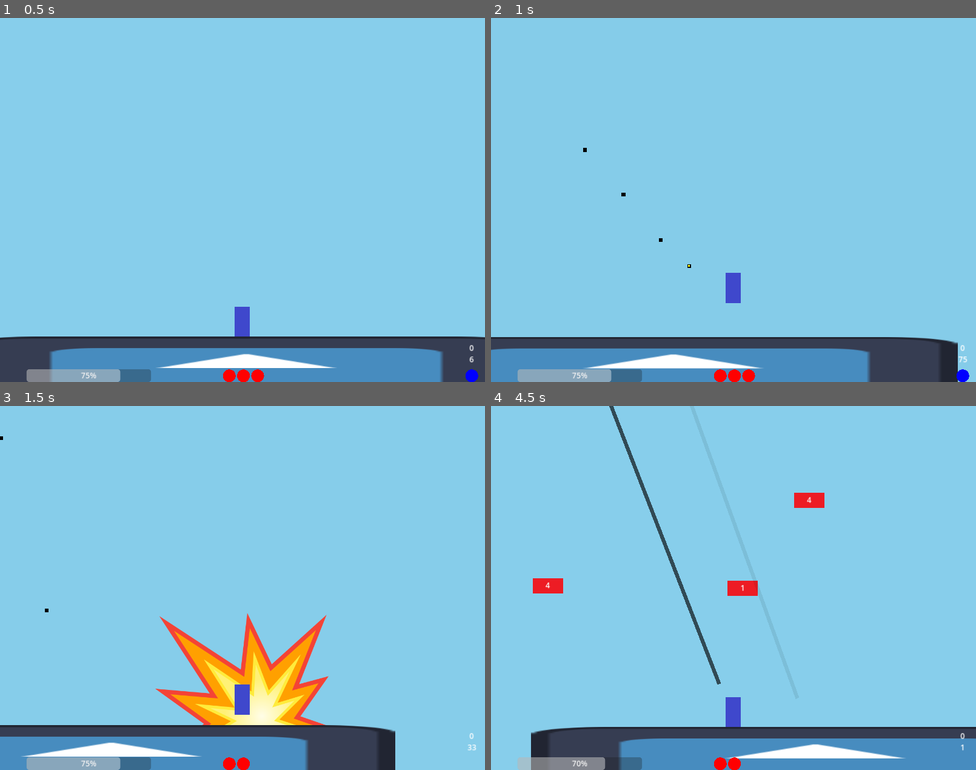
Above: before the commit, frames 1-4 (two rows, left to right).
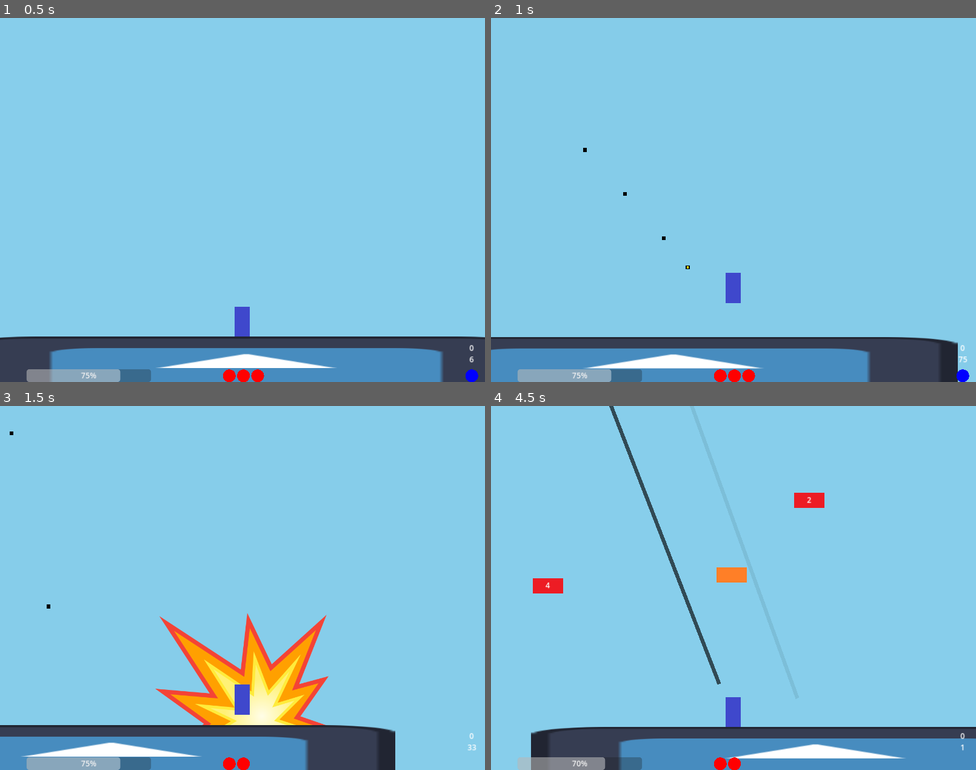
Above: after the commit, the same moments.

Repository: notMSB/bunk
Game: Godot game, scene res://scenes/game.tscn
Same seed, same stepped clock (60 frames per second), same inputs: the game is played once before the commit and once after it. The engine's default icon, where the game draws it, is replaced by a stand-in: a white triangle on a blue panel in a dark square.
Inputs (mouse positions are in pixels of both pictures, inside the frame that each line leads up to):
- Up to frame 1 (0.5 s): no input
- Up to frame 2 (1 s): tap Enter at 0.5 s; move the mouse to (709, 272) at 0.52 s; press the mouse at (709, 272) at 0.53 s; hold Right (ui_right) from 0.53 s (still down); tap Space (jump) at 0.77 s
- Up to frame 3 (1.5 s): keep holding Right (ui_right); move the mouse to (388, 642) at 1.27 s; release the mouse at (388, 642) at 1.28 s; tap Shift (item) at 1.35 s
- Up to frame 4 (4.5 s): tap Space (jump) at 1.52, 3.02, 3.77 s; click (879, 642) at 1.55 s; move the mouse to (588, 533) at 2.02 s; release Right (ui_right) at 2.03 s; press the mouse at (588, 533) at 2.03 s; hold Left (ui_left) 2.03-4.28 s; tap Ctrl (misc) at 2.1 s; move the mouse to (757, 588) at 2.77 s; release the mouse at (757, 588) at 2.78 s; click (757, 588) at 2.85 s; move the mouse to (660, 497) at 3.52 s; press the mouse at (660, 497) at 3.53 s; tap Mouse wheel down (swap_down) at 3.6 s; move the mouse to (840, 569) at 4.27 s; release the mouse at (840, 569) at 4.28 s; hold Right (ui_right) from 4.28 s (still down); click (840, 569) at 4.35 s

Frame 1 is identical in both runs. In frame 2, less than 0.1% of the frame differs, in the area x 26-42%, y 47-69%; in frame 3, less than 0.1%; in frame 4, 0.5%, in the area x 46-67%, y 25-53%.

Commit message:
drift refactor

Diff:
--- a/scripts/basic_gun.gd
+++ b/scripts/basic_gun.gd
@@ -6,8 +6,8 @@
 const DAMAGE := 2
 const PIERCE := .1
 
-const MAX_DRIFT := 1500
-var drift := 0
+const MAX_DRIFT := 15.0
+var drift := .0
 
 func _process(_delta):
-	drift = clamp(drift - 1, 0, MAX_DRIFT)
+	drift = clamp(drift - .035, 0, MAX_DRIFT)
--- a/scripts/basic_gun_bullet.gd
+++ b/scripts/basic_gun_bullet.gd
@@ -8,7 +8,5 @@
 	var shot = Projectile.instantiate()
 	add_child(shot)
 	shot.fire(goalPos, startPos, weaponDamage, pierce)
-	var rando : int = 0 if gun.drift == 0 else randi() % gun.drift
-	var dir : int = 1 if randi() % 2 == 1 else -1
-	shot.rotate_direction(rando * dir / 100)
-	gun.drift += 100
+	shot.rotate_direction(randf_range(gun.drift * -1, gun.drift))
+	gun.drift += 1
